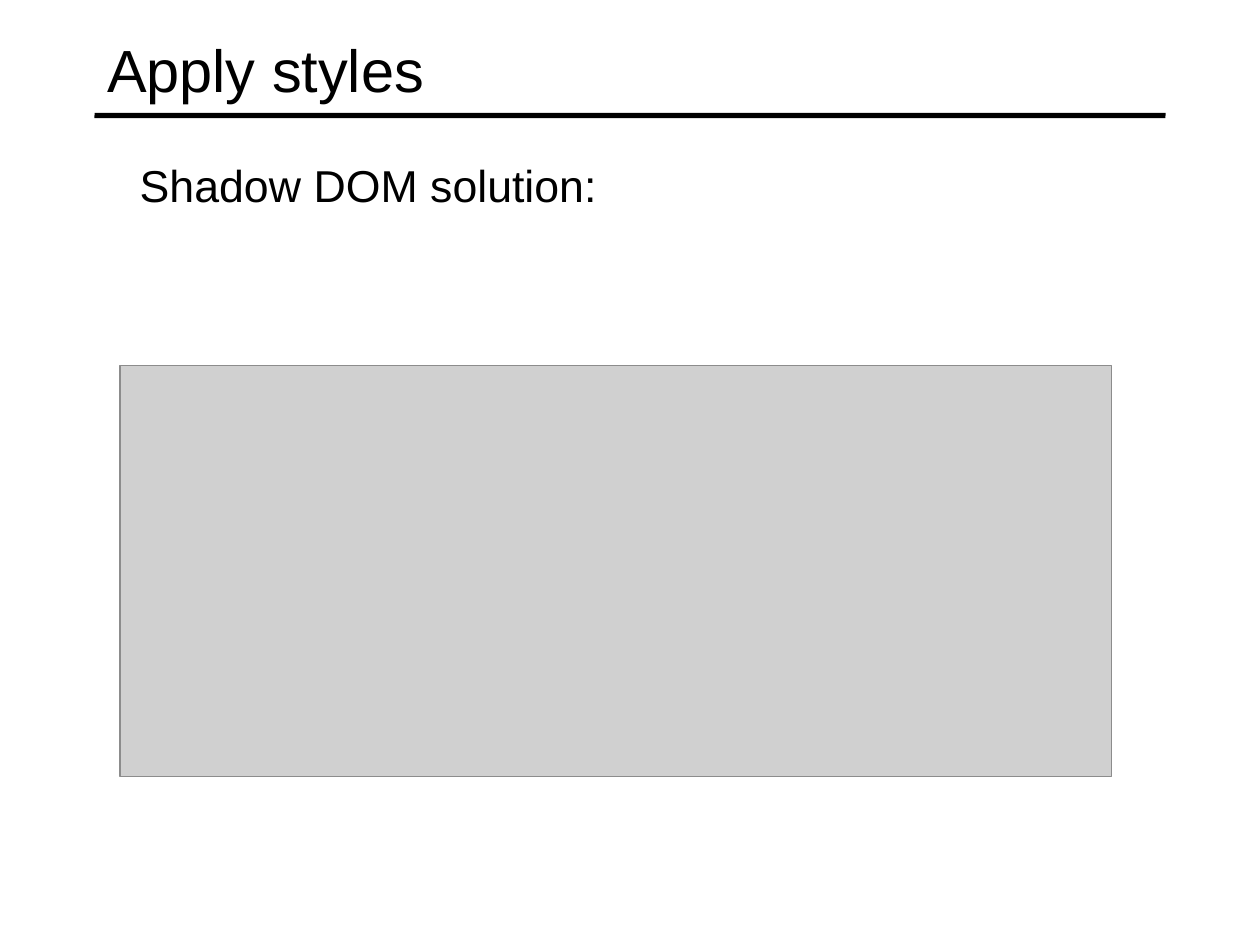
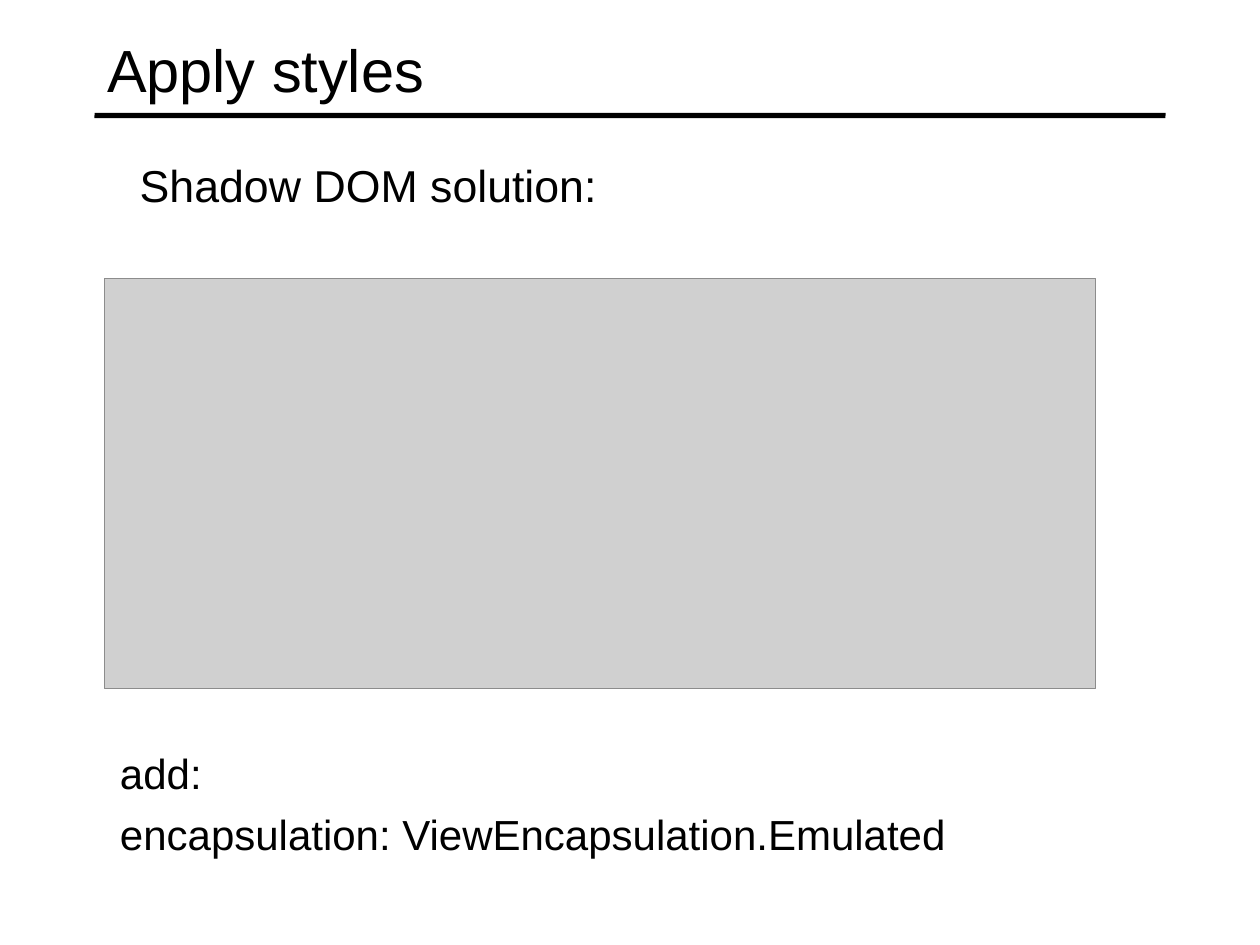
Before and after one commit to specter01wj/Jago_Link_Training, a slide deck: slide 13 of Angular/Angular7/Angular Advanced Course/Essentials/3.Building Re-usable Components/L3_Building Re-usable Components.ppt. Drawn at 1260x945 pixels with LibreOffice and Linux fonts; fonts in the diff are those of the drawing; grey boxes stand for pictures. Boxes give left, top, right and bottom in pixels: in the first picture for what was removed or moved away, otherwise in the second. Text is boxed around its words. In the diff, an @@ line names an element or a change of style, - is before the commit and + after.

Commit message:
09/05/2019 v1

```diff
--- a/Angular/Angular7/Angular Advanced Course/Essentials/3.Building Re-usable Components/L3_Building Re-usable Components.ppt
+++ b/Angular/Angular7/Angular Advanced Course/Essentials/3.Building Re-usable Components/L3_Building Re-usable Components.ppt
@@ picture: place and size @@
-picture at (120, 365, 1111, 776)
+picture at (105, 278, 1096, 689)
@@ text added at (120, 758, 945, 858), 24 pt, text #000000 @@
+  add:
+  encapsulation: ViewEncapsulation.Emulated
```
